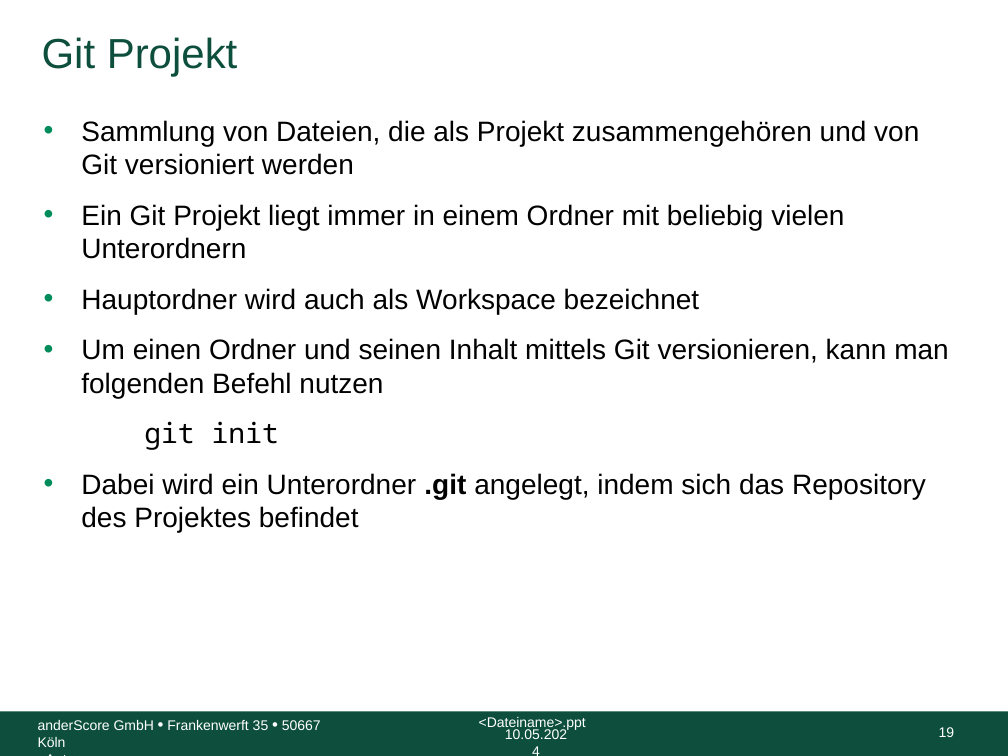
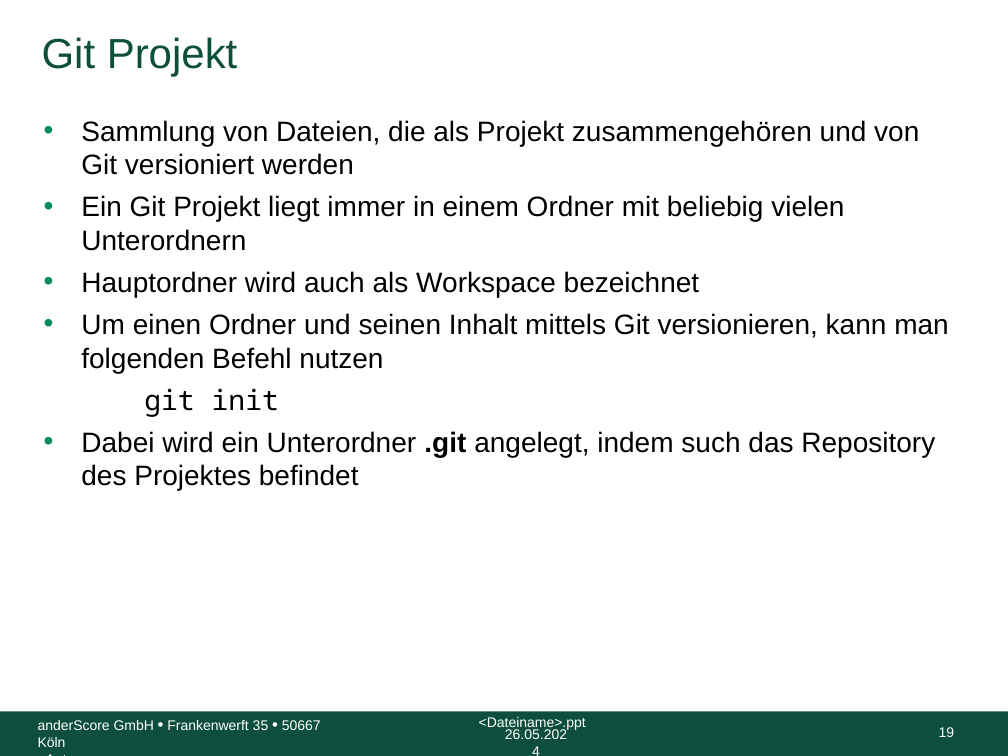
Before and after one commit to anderscore-gmbh/gitlab, a slide deck: slide 19 of slides/Tag-1_2-Git.pptx. Drawn at 1008x756 pixels with LibreOffice and Linux fonts; fonts in the diff are those of the drawing; background and template pictures are left out. Boxes give left, top, right and bottom in pixels: in the first picture for what was removed or moved away, otherwise in the second. Text is boxed around its words. In the diff, an @@ line names an element or a change of style, - is before the commit and + after.

```diff
--- a/slides/Tag-1_2-Git.pptx
+++ b/slides/Tag-1_2-Git.pptx
@@ text at (x1=81, y1=120, x2=949, y2=417): less space between paragraphs @@
@@ text at (x1=81, y1=431, x2=935, y2=490): text changed @@
-• Dabei wird ein Unterordner .git angelegt, indem sich das Repository des Projektes befindet
+• Dabei wird ein Unterordner .git angelegt, indem such das Repository des Projektes befindet
@@ text at (x1=505, y1=729, x2=567, y2=739): text changed @@
-10.05.2024
+26.05.2024
```
Also in this commit, not shown: 29 other slides changed, 30 slides added, 7 slides removed, 2 other files.
